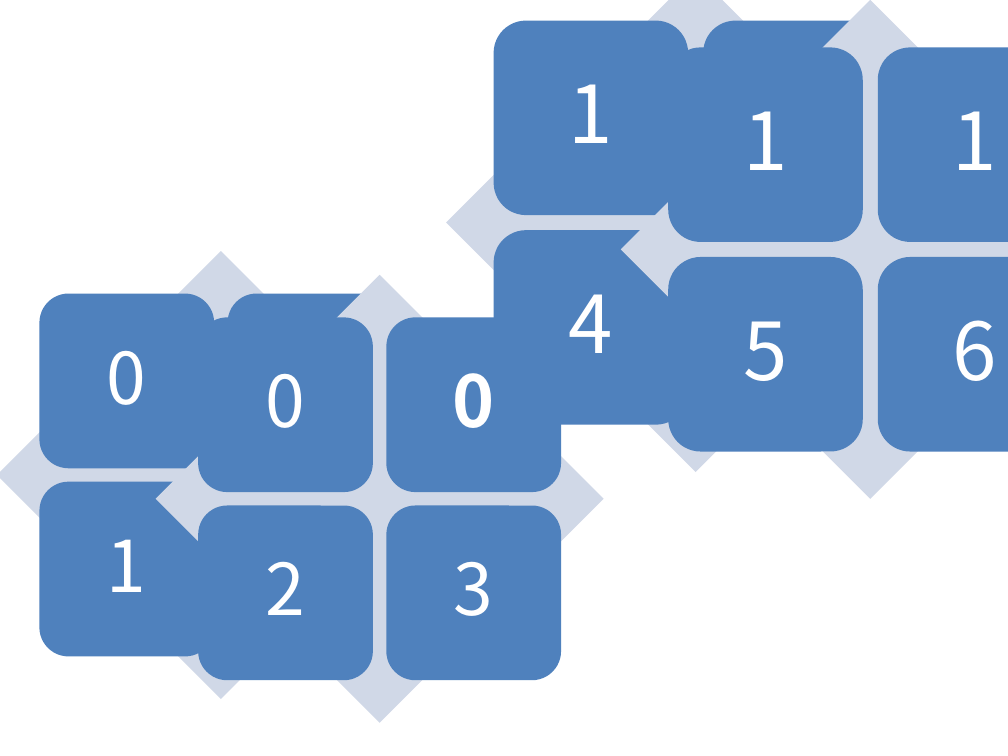
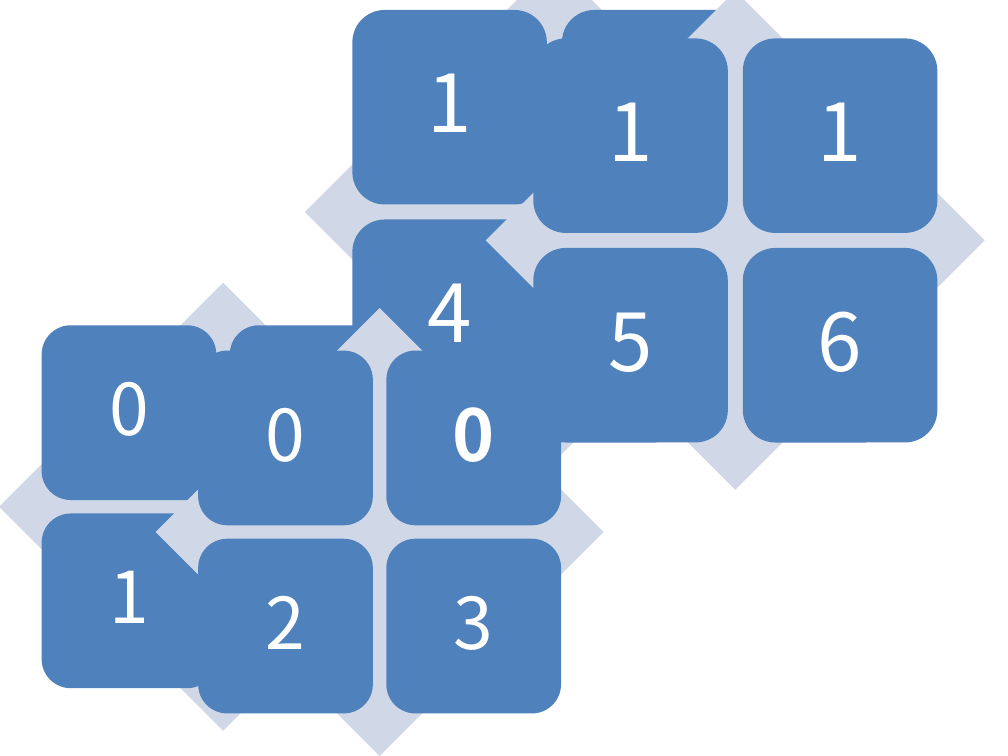
Before and after one commit to vt0311/acorn_tensor, a slide deck: slide 1 of 01numpy_gibon/rank_shape_prob.pptx. Drawn at 1008x756 pixels with LibreOffice and Linux fonts; fonts in the diff are those of the drawing. Boxes give left, top, right and bottom in pixels: in the first picture for what was removed or moved away, otherwise in the second. Text is boxed around its words. In the diff, an @@ line names an element or a change of style, - is before the commit and + after.

```diff
--- a/01numpy_gibon/rank_shape_prob.pptx
+++ b/01numpy_gibon/rank_shape_prob.pptx
@@ diamond: place and size @@
-diamond at bbox=[621, 0, 1008, 499]
+diamond at bbox=[305, 0, 804, 462]
@@ 2 rounded rectangles, 1 text: place and size @@
-2 rounded rectangles, 1 text at bbox=[878, 47, 1008, 452]
+2 rounded rectangles, 1 text at bbox=[353, 10, 547, 414]
@@ text "4": place and size @@
-text "4" at bbox=[569, 294, 613, 353]
+text "4" at bbox=[427, 283, 471, 342]
@@ 2 rounded rectangles, 1 text: place and size @@
-2 rounded rectangles, 1 text at bbox=[668, 47, 863, 452]
+2 rounded rectangles, 1 text at bbox=[561, 10, 756, 414]
@@ text "5" rewrapped from bbox=[743, 321, 787, 381] to bbox=[637, 312, 681, 363] @@
@@ text "5" rewrapped from bbox=[778, 321, 822, 374] to bbox=[608, 312, 652, 372] @@
@@ 4 rounded rectangles, 2 texts, 1 diamond: place and size @@
-4 rounded rectangles, 2 texts, 1 diamond at bbox=[447, 0, 946, 472]
+4 rounded rectangles, 2 texts, 1 diamond at bbox=[486, 0, 985, 490]
@@ text "6": place and size @@
-text "6" at bbox=[953, 320, 997, 381]
+text "6" at bbox=[818, 311, 862, 372]
@@ 2 texts, 2 rounded rectangles, 1 diamond: place and size @@
-2 texts, 2 rounded rectangles, 1 diamond at bbox=[39, 275, 603, 723]
+2 texts, 2 rounded rectangles, 1 diamond at bbox=[41, 308, 603, 756]
@@ 2 texts, 1 rounded rectangle: place and size @@
-2 texts, 1 rounded rectangle at bbox=[199, 318, 373, 615]
+2 texts, 1 rounded rectangle at bbox=[230, 326, 404, 618]
@@ rounded rectangle: place and size @@
-rounded rectangle at bbox=[228, 293, 402, 468]
+rounded rectangle at bbox=[199, 351, 373, 525]
@@ text "0" at bbox=[266, 408, 306, 462]: bold off @@
@@ text "0" at bbox=[296, 414, 338, 453]: bold on @@
@@ 2 texts, 2 rounded rectangles, 1 diamond: place and size @@
-2 texts, 2 rounded rectangles, 1 diamond at bbox=[0, 251, 560, 699]
+2 texts, 2 rounded rectangles, 1 diamond at bbox=[0, 283, 560, 731]
@@ 2 texts, 1 rounded rectangle: place and size @@
-2 texts, 1 rounded rectangle at bbox=[228, 374, 402, 656]
+2 texts, 1 rounded rectangle at bbox=[199, 408, 373, 713]
@@ rounded rectangle: place and size @@
-rounded rectangle at bbox=[199, 506, 373, 680]
+rounded rectangle at bbox=[230, 513, 404, 687]
```
